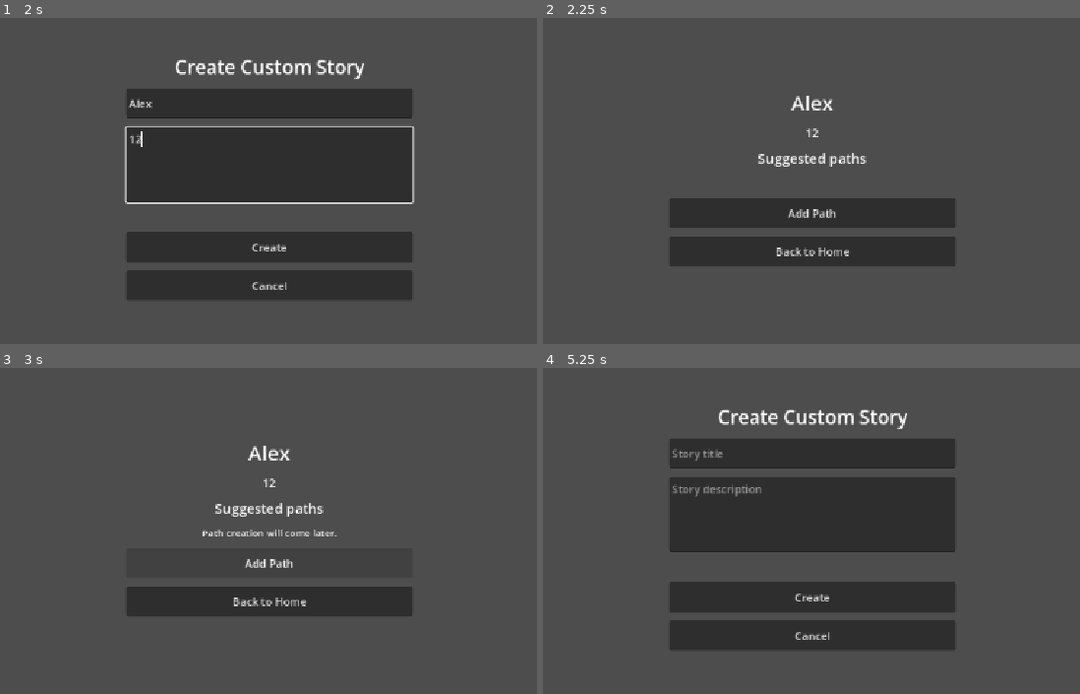
Above: before the commit, frames 1-4 (two rows, left to right).
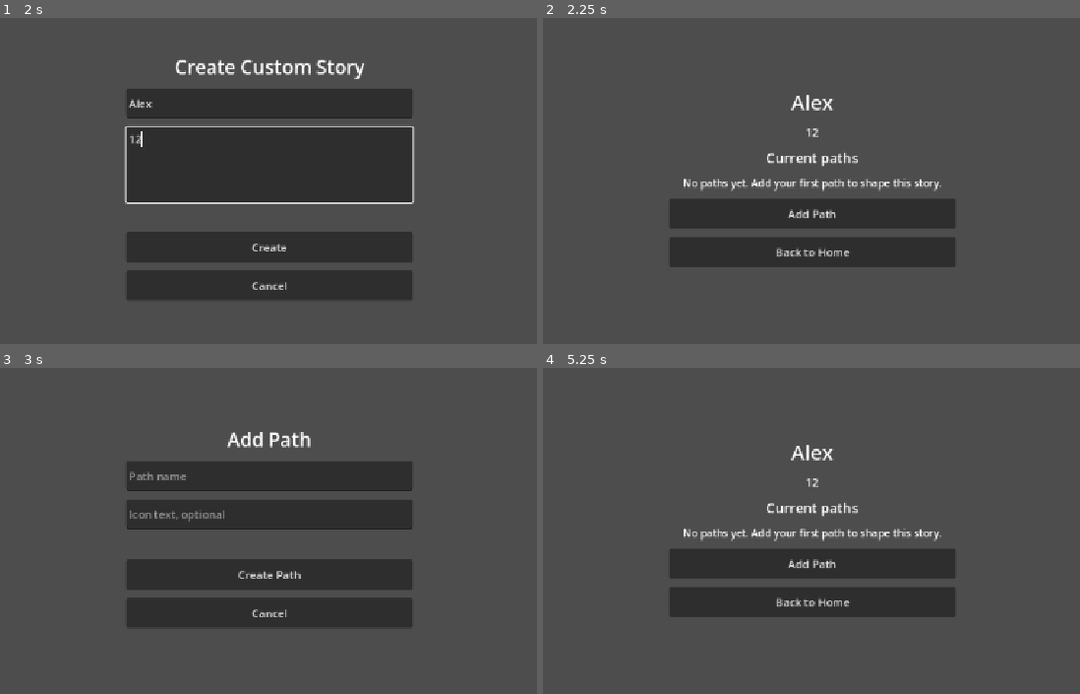
Above: after the commit, the same moments.

Repository: Farhad7d7/QuestBoard
Game: Godot game, scene res://scenes/Main.tscn
Two runs of this game, one before a commit and one after it. Both use one fixed random seed, a clock stepped at 60 frames per second and the inputs below.
Inputs (mouse positions are in pixels of both pictures, inside the frame that each line leads up to):
- Up to frame 1 (2 s): click "Create Custom Story" at 0.5 s; click (268, 102) at 1.27 s; type "Alex" at 1.35 s; click (268, 164) at 1.5 s; type "12" at 1.58 s
- Up to frame 2 (2.25 s): click "Create" at 2 s
- Up to frame 3 (3 s): click "Add Path" at 2.75 s
- Up to frame 4 (5.25 s): click "Add Path" (after the commit: "Create Path") at 3.5 s; click (811, 602) at 4.25 s, where only the run before the commit has a clickable "Back to Home"; click (811, 531) at 5 s, where only the run before the commit has a clickable "Create Custom Story"

Frame 1 is identical in both runs. In frame 2, 1.4% of the frame differs, in the area x 26-75%, y 23-74%; in frame 3, 15%; in frame 4, 28%, in the area x 23-77%, y 12-87%.

Commit message:
Add localized templates and path creation flow

Diff:
--- a/scripts/main.gd
+++ b/scripts/main.gd
@@ -1,87 +1,76 @@
 extends Control
 
-const LANGUAGE_ENGLISH := "en"
-const LANGUAGE_PERSIAN := "fa"
-
-var current_language := LANGUAGE_ENGLISH
+const Localization = preload("res://scripts/localization/localization.gd")
+
+var localization := Localization.new()
 var active_story := {}
 
 var story_templates := [
 	{
 		"id": "starting_over",
-		"title": "Starting Over",
-		"description": "Rebuild your life step by step after a difficult change.",
-		"suggested_paths": ["Health & Fitness", "Learning", "Income", "Family", "Creation", "Rest"]
+		"title_key": "template.starting_over.title",
+		"description_key": "template.starting_over.description",
+		"suggested_path_keys": [
+			"path.health_fitness",
+			"path.learning",
+			"path.income",
+			"path.family",
+			"path.creation",
+			"path.rest"
+		]
 	},
 	{
-		"id": "first_product",
-		"title": "Build My First Product",
-		"description": "Turn an idea into a small usable product through focused sprints.",
-		"suggested_paths": ["Product", "Learning", "Marketing", "Income", "Health & Fitness", "Rest"]
+		"id": "build_my_first_product",
+		"title_key": "template.build_my_first_product.title",
+		"description_key": "template.build_my_first_product.description",
+		"suggested_path_keys": [
+			"path.product",
+			"path.learning",
+			"path.marketing",
+			"path.income",
+			"path.health_fitness",
+			"path.rest"
+		]
 	},
 	{
 		"id": "health_reset",
-		"title": "Health Reset",
-		"description": "Improve energy, fitness, sleep, and daily discipline.",
-		"suggested_paths": ["Health & Fitness", "Nutrition", "Sleep", "Mindset", "Rest"]
+		"title_key": "template.health_reset.title",
+		"description_key": "template.health_reset.description",
+		"suggested_path_keys": [
+			"path.health_fitness",
+			"path.nutrition",
+			"path.sleep",
+			"path.mindset",
+			"path.rest"
+		]
 	},
 	{
 		"id": "learning_sprint",
-		"title": "Learning Sprint",
-		"description": "Learn a new skill through daily practice and measurable progress.",
-		"suggested_paths": ["Study", "Practice", "Projects", "Review", "Rest"]
+		"title_key": "template.learning_sprint.title",
+		"description_key": "template.learning_sprint.description",
+		"suggested_path_keys": [
+			"path.study",
+			"path.practice",
+			"path.projects",
+			"path.review",
+			"path.rest"
+		]
 	},
 	{
 		"id": "career_comeback",
-		"title": "Career Comeback",
-		"description": "Improve your resume, apply for jobs, prepare for interviews, and rebuild professional momentum.",
-		"suggested_paths": ["Resume", "Applications", "Interview Practice", "Learning", "Income", "Health & Fitness"]
+		"title_key": "template.career_comeback.title",
+		"description_key": "template.career_comeback.description",
+		"suggested_path_keys": [
+			"path.resume",
+			"path.applications",
+			"path.interview_practice",
+			"path.learning",
+			"path.income",
+			"path.health_fitness"
+		]
 	}
 ]
 
-var text := {
-	LANGUAGE_ENGLISH: {
-		"app_title": "QuestBoard",
-		"empty_message": "No story yet. Create your first story to begin your journey.",
-		"create_custom_story": "Create Custom Story",
-		"start_from_template": "Start From Template",
-		"settings": "Settings",
-		"story_title": "Story title",
-		"story_description": "Story description",
-		"create": "Create",
-		"cancel": "Cancel",
-		"choose_template": "Choose a Story Template",
-		"suggested_paths": "Suggested paths",
-		"add_path": "Add Path",
-		"back_to_home": "Back to Home",
-		"language": "App language",
-		"english": "English",
-		"persian": "Persian",
-		"empty_title_error": "Please enter a story title.",
-		"path_placeholder": "Path creation will come later."
-	},
-	LANGUAGE_PERSIAN: {
-		"app_title": "کوئست‌بورد",
-		"empty_message": "هنوز داستانی وجود ندارد. اولین داستان خود را بسازید و مسیرتان را آغاز کنید.",
-		"create_custom_story": "ساخت داستان دلخواه",
-		"start_from_template": "شروع با قالب آماده",
-		"settings": "تنظیمات",
-		"story_title": "عنوان داستان",
-		"story_description": "توضیح داستان",
-		"create": "ساخت",
-		"cancel": "لغو",
-		"choose_template": "یک قالب داستان انتخاب کنید",
-		"suggested_paths": "مسیرهای پیشنهادی",
-		"add_path": "افزودن مسیر",
-		"back_to_home": "بازگشت به خانه",
-		"language": "زبان برنامه",
-		"english": "انگلیسی",
-		"persian": "فارسی",
-		"empty_title_error": "لطفا عنوان داستان را وارد کنید.",
-		"path_placeholder": "ساخت مسیر در مرحله بعد اضافه می‌شود."
-	}
-}
-
 @onready var screen_container: CenterContainer = $ScreenContainer
 @onready var content_box: VBoxContainer = $ScreenContainer/ContentBox
 
@@ -91,7 +80,7 @@
 
 
 func tr_text(key: String) -> String:
-	return text[current_language][key]
+	return localization.text(key)
 
 
 func clear_screen() -> void:
@@ -100,7 +89,7 @@
 
 
 func apply_language_direction() -> void:
-	if current_language == LANGUAGE_PERSIAN:
+	if localization.is_rtl():
 		content_box.layout_direction = Control.LAYOUT_DIRECTION_RTL
 	else:
 		content_box.layout_direction = Control.LAYOUT_DIRECTION_LTR
@@ -121,23 +110,98 @@
 	var button := Button.new()
 	button.name = button_name
 	button.text = button_text
-	button.custom_minimum_size = Vector2(320, 44)
+	button.autowrap_mode = TextServer.AUTOWRAP_WORD_SMART
+	button.custom_minimum_size = Vector2(340, 44)
 	button.pressed.connect(pressed_action)
 	content_box.add_child(button)
 	return button
 
 
+func localized_story_title() -> String:
+	if active_story.has("title_key"):
+		return tr_text(active_story["title_key"])
+
+	return active_story.get("title", "")
+
+
+func localized_story_description() -> String:
+	if active_story.has("description_key"):
+		return tr_text(active_story["description_key"])
+
+	return active_story.get("description", "")
+
+
+func localized_path_name(path_data: Dictionary) -> String:
+	if path_data.has("name_key"):
+		return tr_text(path_data["name_key"])
+
+	return path_data.get("name", "")
+
+
+func has_path_name(path_name: String) -> bool:
+	var clean_name := path_name.strip_edges().to_lower()
+	for path_data in active_story.get("paths", []):
+		if localized_path_name(path_data).strip_edges().to_lower() == clean_name:
+			return true
+
+	return false
+
+
+func has_path_key(path_key: String) -> bool:
+	for path_data in active_story.get("paths", []):
+		if path_data.get("name_key", "") == path_key:
+			return true
+
+	return false
+
+
+func add_custom_path(path_name: String, icon_text: String) -> bool:
+	var clean_name := path_name.strip_edges()
+	if clean_name.is_empty() or has_path_name(clean_name):
+		return false
+
+	active_story["paths"].append({
+		"name": clean_name,
+		"icon": icon_text.strip_edges()
+	})
+	return true
+
+
+func add_suggested_path(path_key: String) -> bool:
+	if has_path_key(path_key) or has_path_name(tr_text(path_key)):
+		return false
+
+	active_story["paths"].append({
+		"name_key": path_key,
+		"icon": ""
+	})
+	return true
+
+
+func add_suggested_path_and_show_dashboard(path_key: String) -> void:
+	add_suggested_path(path_key)
+	show_story_dashboard()
+
+
+func add_suggested_path_from_form(path_key: String, message_label: Label) -> void:
+	if not add_suggested_path(path_key):
+		message_label.text = tr_text("error.duplicate_path")
+		return
+
+	show_story_dashboard()
+
+
 func show_home() -> void:
 	clear_screen()
 	apply_language_direction()
 
-	add_label("TitleLabel", tr_text("app_title"), 32)
+	add_label("TitleLabel", tr_text("app.title"), 32)
 
 	if active_story.is_empty():
-		add_label("EmptyStateLabel", tr_text("empty_message"), 16)
-		add_button("CreateCustomStoryButton", tr_text("create_custom_story"), show_custom_story_form)
-		add_button("StartFromTemplateButton", tr_text("start_from_template"), show_template_selection)
-		add_button("SettingsButton", tr_text("settings"), show_settings)
+		add_label("EmptyStateLabel", tr_text("home.empty_message"), 16)
+		add_button("CreateCustomStoryButton", tr_text("home.create_custom_story"), show_custom_story_form)
+		add_button("StartFromTemplateButton", tr_text("home.start_from_template"), show_template_selection)
+		add_button("SettingsButton", tr_text("home.settings"), show_settings)
 	else:
 		show_story_dashboard()
 
@@ -146,17 +210,17 @@
 	clear_screen()
 	apply_language_direction()
 
-	add_label("FormTitleLabel", tr_text("create_custom_story"), 28)
+	add_label("FormTitleLabel", tr_text("home.create_custom_story"), 28)
 
 	var title_input := LineEdit.new()
 	title_input.name = "StoryTitleInput"
-	title_input.placeholder_text = tr_text("story_title")
+	title_input.placeholder_text = tr_text("story.title_placeholder")
 	title_input.custom_minimum_size = Vector2(360, 44)
 	content_box.add_child(title_input)
 
 	var description_input := TextEdit.new()
 	description_input.name = "StoryDescriptionInput"
-	description_input.placeholder_text = tr_text("story_description")
+	description_input.placeholder_text = tr_text("story.description_placeholder")
 	description_input.custom_minimum_size = Vector2(360, 110)
 	content_box.add_child(description_input)
 
@@ -164,46 +228,52 @@
 
 	add_button(
 		"CreateStoryButton",
-		tr_text("create"),
+		tr_text("story.create"),
 		func() -> void:
 			var title := title_input.text.strip_edges()
 			if title.is_empty():
-				message_label.text = tr_text("empty_title_error")
+				message_label.text = tr_text("error.empty_story_title")
 				return
 
 			active_story = {
 				"title": title,
 				"description": description_input.text.strip_edges(),
-				"suggested_paths": []
+				"suggested_path_keys": [],
+				"paths": []
 			}
 			show_story_dashboard()
 	)
 
-	add_button("CancelButton", tr_text("cancel"), show_home)
+	add_button("CancelButton", tr_text("common.cancel"), show_home)
 
 
 func show_template_selection() -> void:
 	clear_screen()
 	apply_language_direction()
 
-	add_label("TemplateTitleLabel", tr_text("choose_template"), 28)
+	add_label("TemplateTitleLabel", tr_text("template.choose"), 28)
 
 	for story_template in story_templates:
-		var template_button_text := "%s\n%s" % [story_template["title"], story_template["description"]]
+		var template_button_text := "%s\n%s" % [
+			tr_text(story_template["title_key"]),
+			tr_text(story_template["description_key"])
+		]
 		add_button(
 			"TemplateButton_%s" % story_template["id"],
 			template_button_text,
 			create_story_from_template.bind(story_template)
 		)
 
-	add_button("CancelButton", tr_text("cancel"), show_home)
+	add_button("CancelButton", tr_text("common.cancel"), show_home)
 
 
 func create_story_from_template(template_data: Dictionary) -> void:
 	active_story = {
-		"title": template_data["title"],
-		"description": template_data["description"],
-		"suggested_paths": template_data["suggested_paths"].duplicate()
+		"template_id": template_data["id"],
+		"title_key": template_data["title_key"],
+		"description_key": template_data["description_key"],
+		"suggested_path_keys": template_data["suggested_path_keys"].duplicate(),
+		"paths": []
 	}
 	show_story_dashboard()
 
@@ -212,21 +282,81 @@
 	clear_screen()
 	apply_language_direction()
 
-	add_label("StoryTitleLabel", active_story["title"], 30)
-	add_label("StoryDescriptionLabel", active_story["description"], 16)
-	add_label("SuggestedPathsTitleLabel", tr_text("suggested_paths"), 20)
-
-	for path_name in active_story["suggested_paths"]:
-		add_label("PathLabel_%s" % path_name.replace(" ", "_"), "- %s" % path_name, 16)
-
-	var message_label := add_label("DashboardMessageLabel", "", 14)
+	add_label("StoryTitleLabel", localized_story_title(), 30)
+	add_label("StoryDescriptionLabel", localized_story_description(), 16)
+	add_label("CurrentPathsTitleLabel", tr_text("dashboard.current_paths"), 20)
+
+	if active_story["paths"].is_empty():
+		add_label("NoPathsLabel", tr_text("dashboard.no_paths"), 15)
+	else:
+		for path_data in active_story["paths"]:
+			var icon_text := str(path_data.get("icon", ""))
+			var path_text := localized_path_name(path_data)
+			if not icon_text.is_empty():
+				path_text = "%s %s" % [icon_text, path_text]
+			add_label("PathLabel_%s" % path_text.replace(" ", "_"), "- %s" % path_text, 16)
+
+	if not active_story["suggested_path_keys"].is_empty():
+		add_label("SuggestedPathsTitleLabel", tr_text("dashboard.suggested_paths"), 20)
+		for path_key in active_story["suggested_path_keys"]:
+			if not has_path_key(path_key):
+				add_button(
+					"SuggestedPathButton_%s" % path_key.replace(".", "_"),
+					tr_text(path_key),
+					add_suggested_path_and_show_dashboard.bind(path_key)
+				)
+
+	add_button("AddPathButton", tr_text("dashboard.add_path"), show_add_path_form)
+	add_button("BackToHomeButton", tr_text("common.back_to_home"), show_empty_home_without_story)
+
+
+func show_add_path_form() -> void:
+	clear_screen()
+	apply_language_direction()
+
+	add_label("AddPathTitleLabel", tr_text("dashboard.add_path"), 28)
+
+	var path_name_input := LineEdit.new()
+	path_name_input.name = "PathNameInput"
+	path_name_input.placeholder_text = tr_text("path.name_placeholder")
+	path_name_input.custom_minimum_size = Vector2(360, 44)
+	content_box.add_child(path_name_input)
+
+	var path_icon_input := LineEdit.new()
+	path_icon_input.name = "PathIconInput"
+	path_icon_input.placeholder_text = tr_text("path.icon_placeholder")
+	path_icon_input.custom_minimum_size = Vector2(360, 44)
+	content_box.add_child(path_icon_input)
+
+	var message_label := add_label("PathFormMessageLabel", "", 14)
+
 	add_button(
-		"AddPathButton",
-		tr_text("add_path"),
+		"CreatePathButton",
+		tr_text("path.create"),
 		func() -> void:
-			message_label.text = tr_text("path_placeholder")
+			var path_name := path_name_input.text.strip_edges()
+			if path_name.is_empty():
+				message_label.text = tr_text("error.empty_path_name")
+				return
+
+			if not add_custom_path(path_name, path_icon_input.text):
+				message_label.text = tr_text("error.duplicate_path")
+				return
+
+			show_story_dashboard()
 	)
-	add_button("BackToHomeButton", tr_text("back_to_home"), show_empty_home_without_story)
+
+	if not active_story["suggested_path_keys"].is_empty():
+		add_label("SuggestedPathFormTitleLabel", tr_text("path.add_from_suggestions"), 18)
+		for path_key in active_story["suggested_path_keys"]:
+			if not has_path_key(path_key):
+				add_button(
+					"SuggestedPathFormButton_%s" % path_key.replace(".", "_"),
+					tr_text(path_key),
+					add_suggested_path_from_form.bind(path_key, message_label)
+				)
+
+	add_button("CancelButton", tr_text("common.cancel"), show_story_dashboard)
 
 
 func show_empty_home_without_story() -> void:
@@ -238,20 +368,21 @@
 	clear_screen()
 	apply_language_direction()
 
-	add_label("SettingsTitleLabel", tr_text("settings"), 28)
-	add_label("LanguageLabel", tr_text("language"), 18)
+	add_label("SettingsTitleLabel", tr_text("settings.title"), 28)
+	add_label("LanguageLabel", tr_text("settings.language"), 18)
 
 	var language_selector := OptionButton.new()
 	language_selector.name = "LanguageSelector"
-	language_selector.custom_minimum_size = Vector2(320, 44)
-	language_selector.add_item(tr_text("english"))
-	language_selector.add_item(tr_text("persian"))
-	language_selector.selected = 1 if current_language == LANGUAGE_PERSIAN else 0
+	language_selector.custom_minimum_size = Vector2(340, 44)
+	language_selector.add_item(tr_text("settings.english"))
+	language_selector.add_item(tr_text("settings.persian"))
+	language_selector.selected = 1 if localization.get_language() == Localization.PERSIAN else 0
 	language_selector.item_selected.connect(
 		func(index: int) -> void:
-			current_language = LANGUAGE_PERSIAN if index == 1 else LANGUAGE_ENGLISH
+			var next_language := Localization.PERSIAN if index == 1 else Localization.ENGLISH
+			localization.set_language(next_language)
 			show_settings()
 	)
 	content_box.add_child(language_selector)
 
-	add_button("BackToHomeButton", tr_text("back_to_home"), show_home)
+	add_button("BackToHomeButton", tr_text("common.back_to_home"), show_home)
